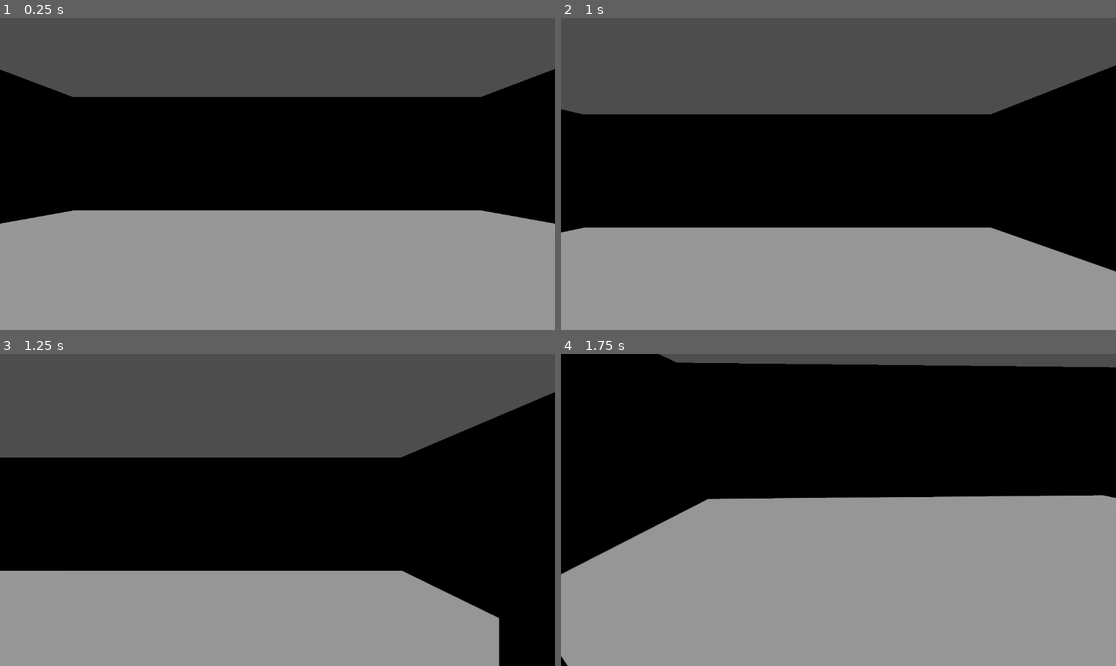
Above: before the commit, frames 1-4 (two rows, left to right).
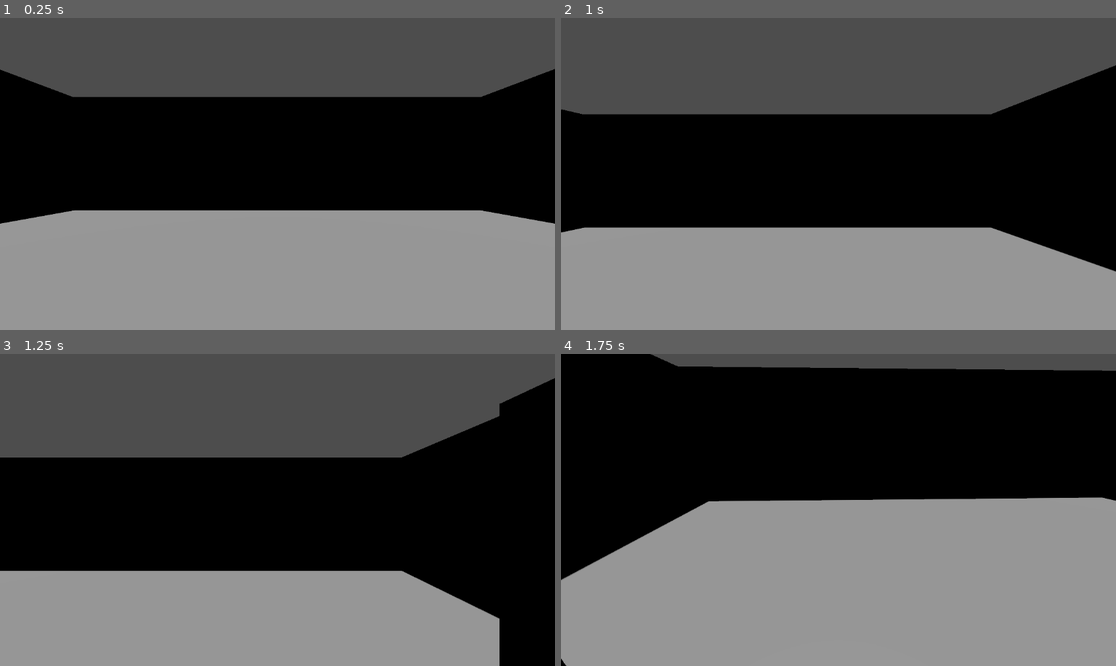
Above: after the commit, the same moments.

Repository: Void-Cloud/bunkergame
Game: Godot game, scene res://main.tscn
Two runs of this game, one before a commit and one after it. Both use one fixed random seed, a clock stepped at 60 frames per second and the inputs below.
Inputs (mouse positions are in pixels of both pictures, inside the frame that each line leads up to):
- Up to frame 1 (0.25 s): no input
- Up to frame 2 (1 s): tap Enter (enter) at 0.5, 0.6 s; move the mouse to (960, 158) at 0.52 s; hold D (right) from 0.53 s (still down); click (960, 158) at 0.67 s; tap Space (jump) at 0.77 s
- Up to frame 3 (1.25 s): keep holding D (right)
- Up to frame 4 (1.75 s): move the mouse to (810, 510) at 1.27 s; release D (right) at 1.28 s; hold W (forward) from 1.28 s (still down); tap E (interact) at 1.35 s; tap Space (jump) at 1.52 s

Frames 1-2 are identical in both runs. In frame 3, 0.5% of the frame differs, in the area x 72-100%, y 7-100%; in frame 4, 2.1%, in the area x 0-100%, y 0-100%.

Commit message:
Add table model and progress sound

Diff:
--- a/main.gd
+++ b/main.gd
@@ -20,6 +20,7 @@
 
 func _on_computer_screen_open_door():
 	$Door.move_and_collide(Vector3(0,3,0))
+	$ProgressSound.play()
 
 
 func _on_area_3d_body_entered(body):
--- a/main.tscn
+++ b/main.tscn
@@ -3,6 +3,8 @@
 [ext_resource type="Script" uid="uid://drbu8j2vm476u" path="res://main.gd" id="1_h2yge"]
 [ext_resource type="PackedScene" uid="uid://ci7elgfuorpyh" path="res://player.tscn" id="1_ig7tw"]
 [ext_resource type="PackedScene" uid="uid://d18sngsltlbo7" path="res://computer_screen.tscn" id="2_0xm2m"]
+[ext_resource type="PackedScene" uid="uid://b717snnro6qhv" path="res://Table.gltf" id="4_1bvp3"]
+[ext_resource type="AudioStream" uid="uid://grqx74ff52fe" path="res://Progress.wav" id="5_lquwl"]
 
 [sub_resource type="BoxShape3D" id="BoxShape3D_7dm0k"]
 size = Vector3(20, 2, 20)
@@ -44,6 +46,8 @@
 [sub_resource type="BoxShape3D" id="BoxShape3D_h2yge"]
 size = Vector3(1, 3, 2)
 
+[sub_resource type="BoxShape3D" id="BoxShape3D_1bvp3"]
+
 [node name="Main" type="Node" unique_id=2066736840]
 script = ExtResource("1_h2yge")
 
@@ -64,7 +68,7 @@
 transform = Transform3D(1, 0, 0, 0, 1, 0, 0, 0, 1, 0, 1, 0)
 
 [node name="ScreenViewportMesh" type="MeshInstance3D" parent="." unique_id=1223430878]
-transform = Transform3D(0.02443221, -0.9997015, 0, -4.369834e-08, -1.0679658e-09, -1, 0.9997015, 0.02443221, -4.371139e-08, 4.6140776, 1.9583132, 0)
+transform = Transform3D(0.02443221, -0.9997015, 0, -4.369834e-08, -1.0679658e-09, -1, 0.9997015, 0.02443221, -4.371139e-08, 4.6140776, 2.2147262, 0)
 material_override = SubResource("StandardMaterial3D_h2yge")
 mesh = SubResource("PlaneMesh_1bvp3")
 
@@ -144,6 +148,18 @@
 transform = Transform3D(1, 0, 0, 0, 1, 0, 0, 0, 1, 0.8247261, -0.2072053, 0)
 shape = SubResource("BoxShape3D_h2yge")
 
+[node name="StaticBody3D" type="StaticBody3D" parent="." unique_id=1944044355]
+
+[node name="blockbench_export" parent="StaticBody3D" unique_id=804548720 instance=ExtResource("4_1bvp3")]
+transform = Transform3D(1.8128462, 0, 0, 0, 1.8980691, 0, 0, 0, 2.1777132, 4.2797623, 0, 0)
+
+[node name="CollisionShape3D" type="CollisionShape3D" parent="StaticBody3D" unique_id=739080695]
+transform = Transform3D(1.381125, 0, 0, 0, 1, 0, 0, 0, 2.1800306, 4.158082, 0.5942733, -2.3841858e-07)
+shape = SubResource("BoxShape3D_1bvp3")
+
+[node name="ProgressSound" type="AudioStreamPlayer" parent="." unique_id=997620903]
+stream = ExtResource("5_lquwl")
+
 [connection signal="exit_game" from="Player" to="." method="_on_player_exit_game"]
 [connection signal="open_door" from="ScreenViewport/ComputerScreen" to="." method="_on_computer_screen_open_door"]
 [connection signal="body_entered" from="Area3D" to="." method="_on_area_3d_body_entered"]
Not shown, added: Progress.wav.import
Not shown, added: Table.gltf
Not shown, added: Table.gltf.import
Binary file added: Table_0.png
Not shown, added: Table_0.png.import
Binary file added: Table_1.png
Not shown, added: Table_1.png.import
Not shown, added: Progress.wav
